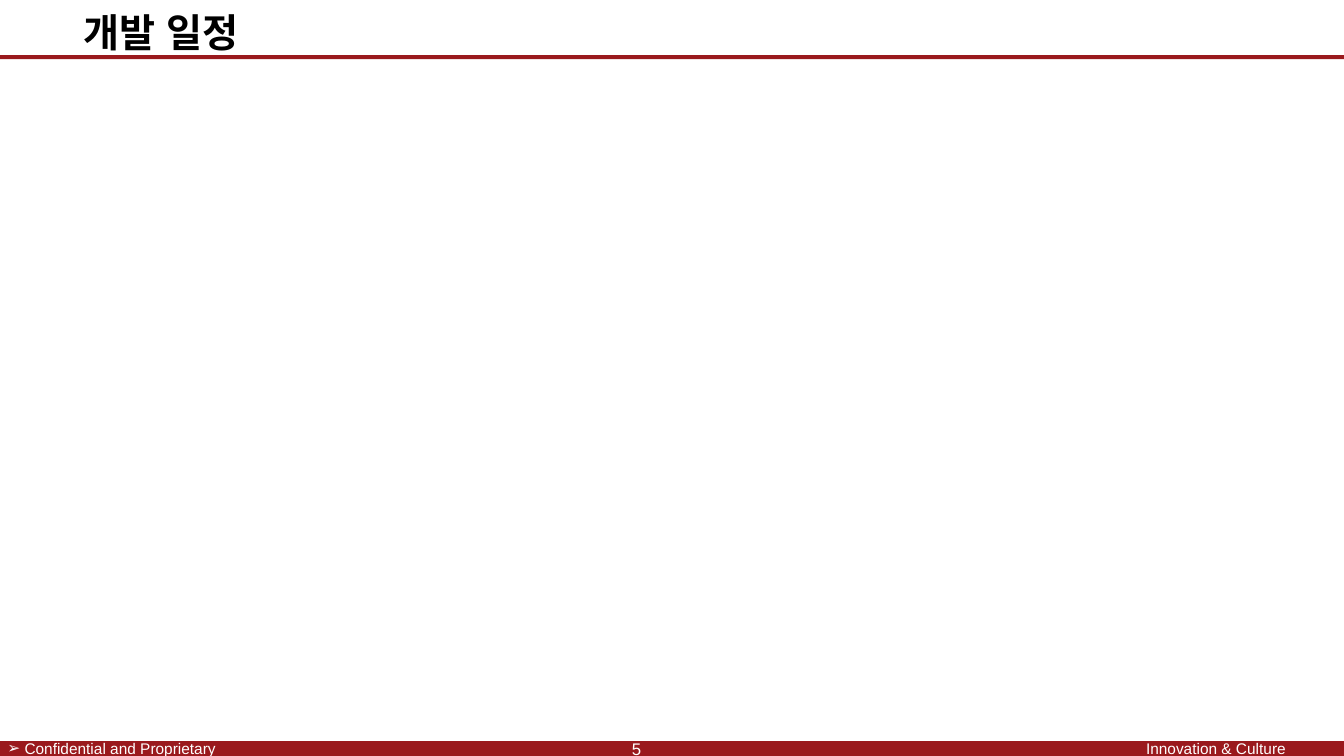
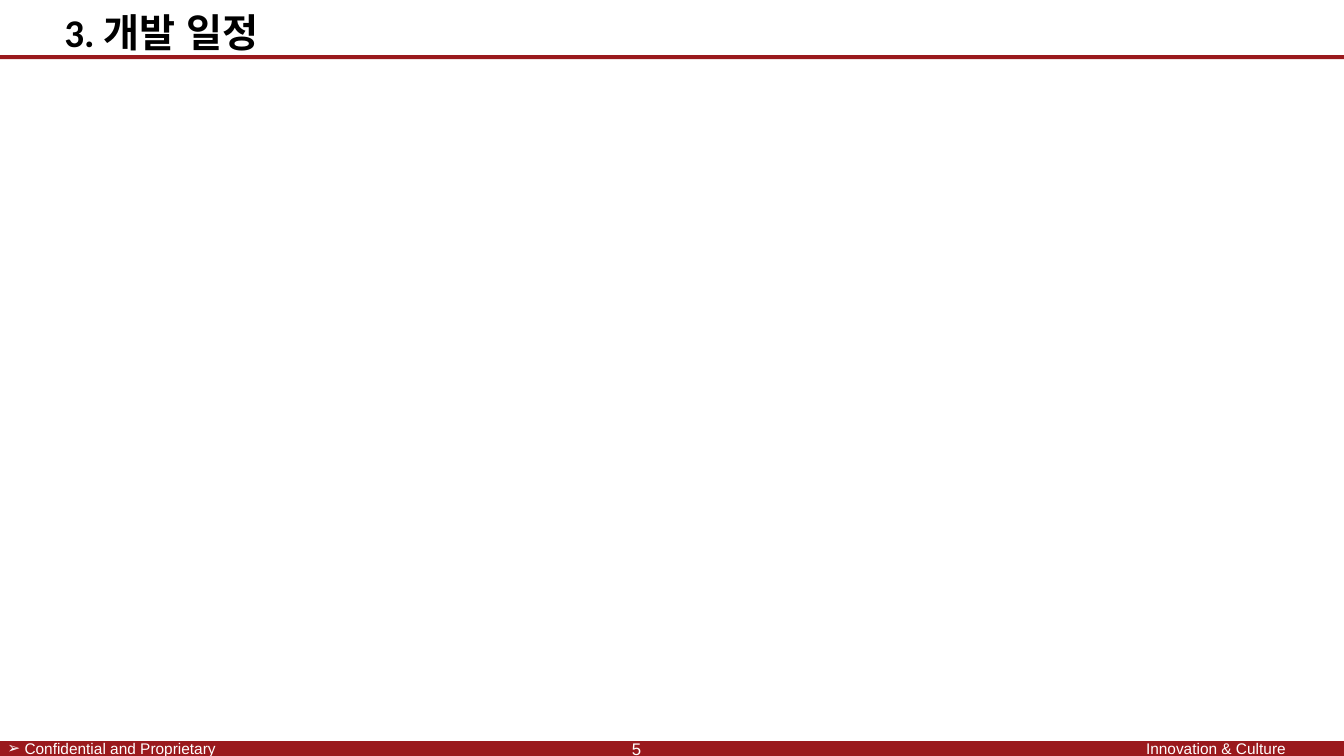
Before and after one commit to SaintSeong/JusungProject, a slide deck: slide 5 of A조 발표.pptx. Drawn at 1344x756 pixels with LibreOffice and Linux fonts; fonts in the diff are those of the drawing; background and template pictures are left out. Boxes give left, top, right and bottom in pixels: in the first picture for what was removed or moved away, otherwise in the second. Text is boxed around its words. In the diff, an @@ line names an element or a change of style, - is before the commit and + after.

```diff
--- a/A조 발표.pptx
+++ b/A조 발표.pptx
@@ text at (64, 14, 258, 58): text changed @@
-개발 일정
+3. 개발 일정
```
Also in this commit, not shown: 9 other slides changed.
